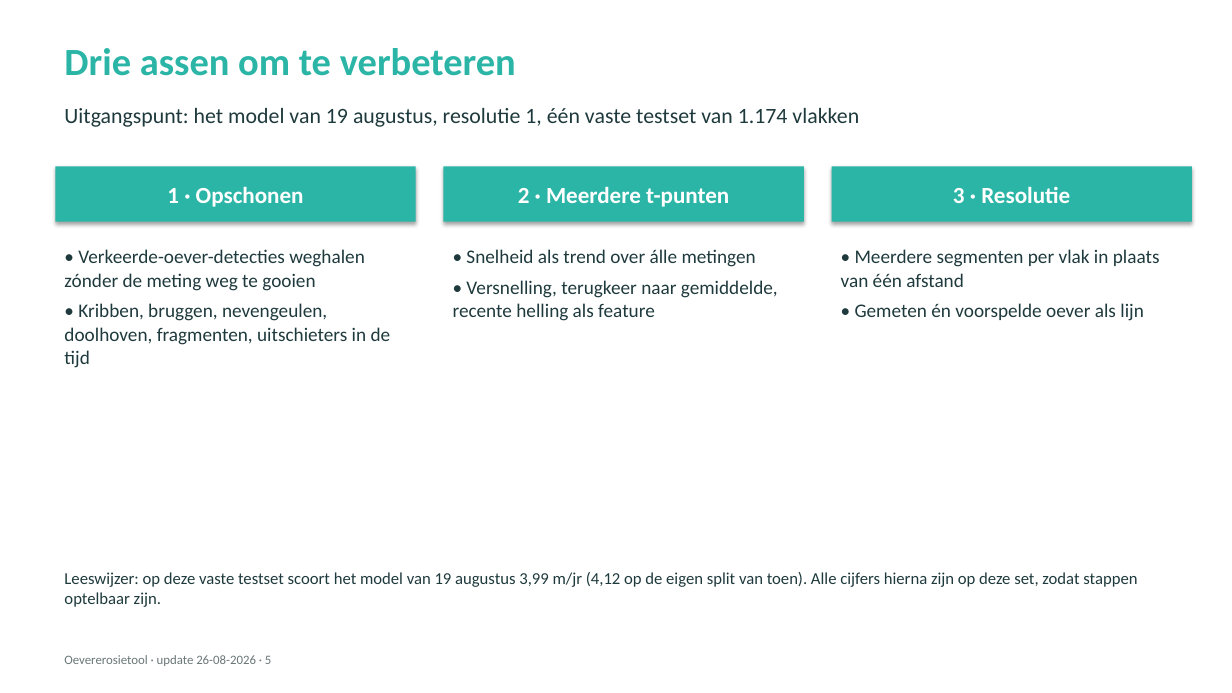
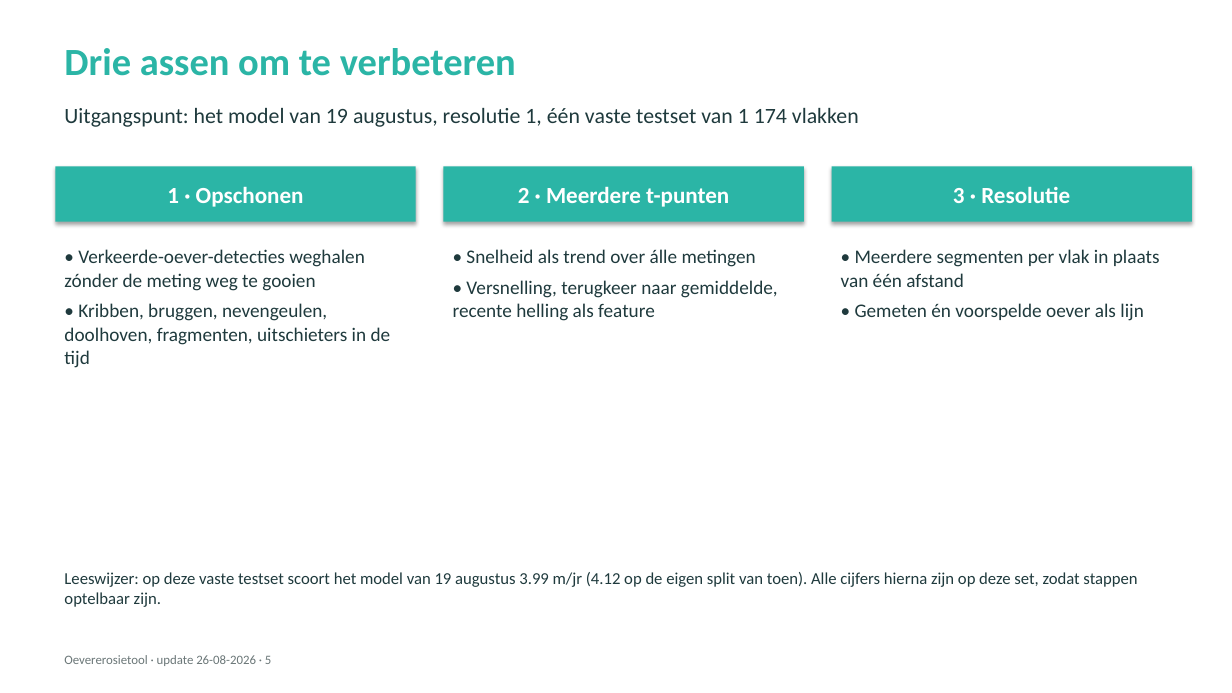
Before and after one commit to HAL24K/wocu-oevererosie, a slide deck: slide 5 of docs/presentations/20260826_update_v2.pptx. Drawn at 1232x693 pixels with LibreOffice and Linux fonts; fonts in the diff are those of the drawing. Boxes give left, top, right and bottom in pixels: in the first picture for what was removed or moved away, otherwise in the second. Text is boxed around its words. In the diff, an @@ line names an element or a change of style, - is before the commit and + after.

```diff
--- a/docs/presentations/20260826_update_v2.pptx
+++ b/docs/presentations/20260826_update_v2.pptx
@@ text at (x1=64, y1=108, x2=859, y2=127): text changed @@
-Uitgangspunt: het model van 19 augustus, resolutie 1, één vaste testset van 1.174 vlakken
+Uitgangspunt: het model van 19 augustus, resolutie 1, één vaste testset van 1 174 vlakken
@@ text at (x1=64, y1=572, x2=1137, y2=607): text changed @@
-Leeswijzer: op deze vaste testset scoort het model van 19 augustus 3,99 m/jr (4,12 op de eigen split van toen). Alle cijfers hierna zijn op deze set, zodat stappen optelbaar zijn.
+Leeswijzer: op deze vaste testset scoort het model van 19 augustus 3.99 m/jr (4.12 op de eigen split van toen). Alle cijfers hierna zijn op deze set, zodat stappen optelbaar zijn.
```
Also in this commit, not shown: 10 other slides changed, 2 other files.
